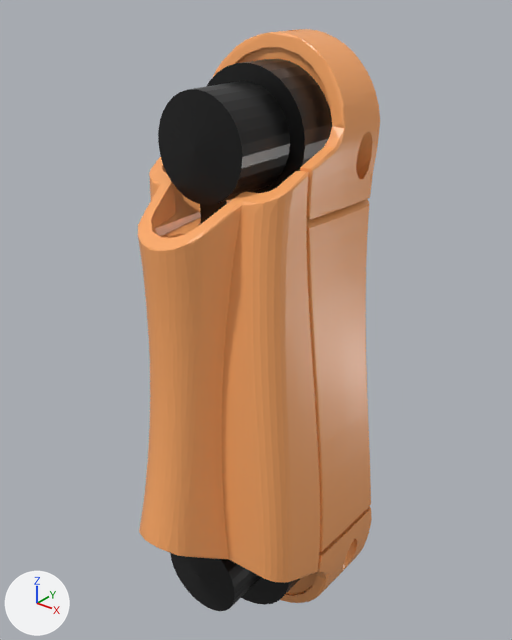
A saved change to the COLLADA model meshes/youbot_arm/arm2.dae.
Both versions are drawn from a 50 mm camera at (0.138, -0.167, 0.121) aimed at (0.0, 0.006, 0.014). Every picture has the same lights, and +X, +Y and +Z are marked at lower left.

The older version as bpy lines, for what is in view:
```python
me_arm2_geometry = bpy.data.meshes.new('arm2-Geometry')
me_arm2_geometry.from_pydata(...)  # 4319 vertices, 8679 faces; spans x -0.036..0.038, y -0.05..0.04, z -0.114..0.106
# faces by material slot: [578, 8101]
me_arm2_geometry.materials.append(mat_black)  # black #0d0d0d
me_arm2_geometry.materials.append(mat_orange)  # orange #ffab68
ob_arm2 = bpy.data.objects.new('arm2', me_arm2_geometry)
ob_arm2.location = (0.0, 0.0, 0.0)
```
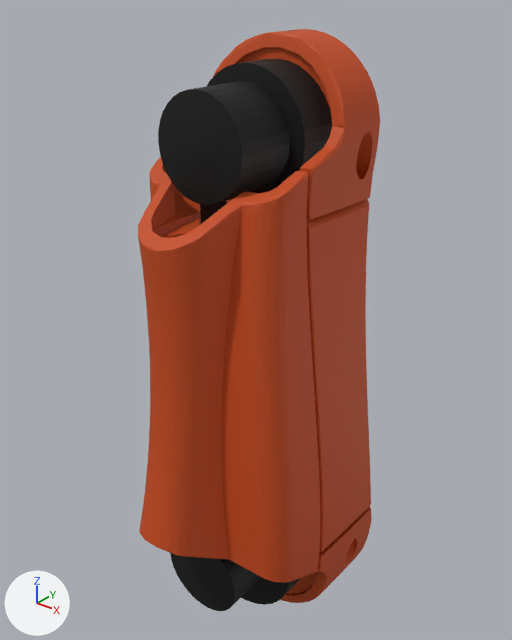
The newer file is also turned or shifted as a whole; pictures and numbers use the older file's frame.

The edits, one by one:
Material 'black-material' (mat_black_material) is new.
Its base color is (0.0, 0.0, 0.0) (black #000000).
Its roughness is 0.64.
Material 'orange-material' (mat_orange_material) is new.
Its base color is (0.568, 0.0685, 0.00622) (orange #c74a12).
Its roughness is 0.64.
me_arm2_geometry has 4319 vertices, 8679 faces and spans x -0.036..0.038, y -0.05..0.04, z -0.114..0.106.
me_arm2_geometry is used by ob_arm2; location (0.0, 0.0, 0.0).
me_arm2_geometry part 1: all 578 faces that had it switch from mat_black (black #0d0d0d) to mat_black_material (black #000000).
me_arm2_geometry part 2: all 8101 faces that had it switch from mat_orange (orange #ffab68) to mat_orange_material (orange #c74a12).

Changed parts and their boxes [x1, y1, x2, y2] in the pictures (512 x 640 px):
part 1 of me_arm2_geometry, recoloured
    both: [158, 59, 332, 611]
part 2 of me_arm2_geometry, recoloured
    both: [138, 29, 380, 603]
